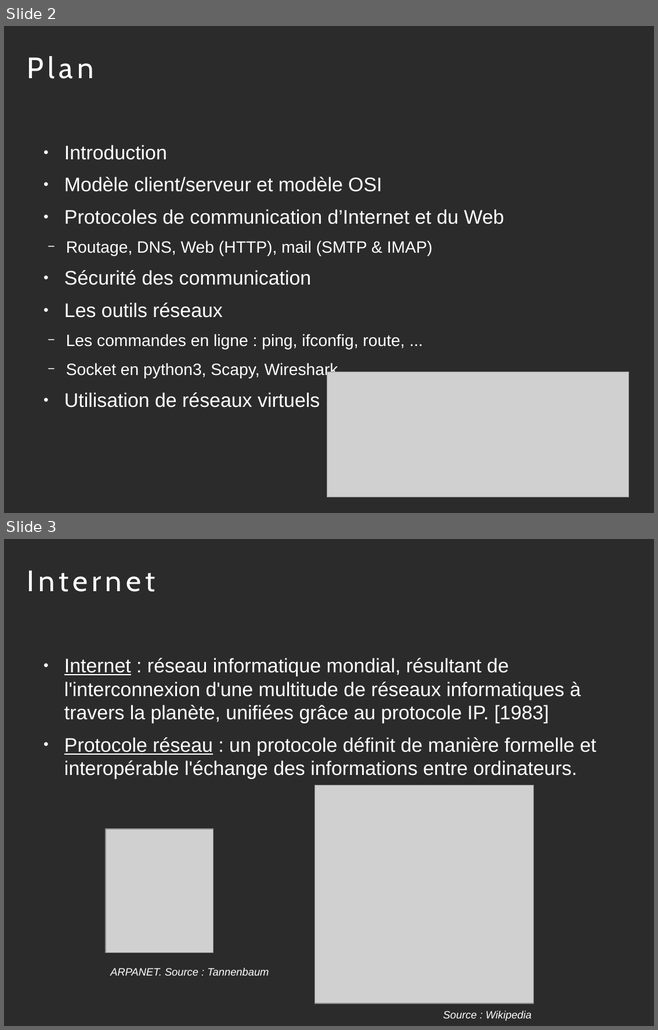
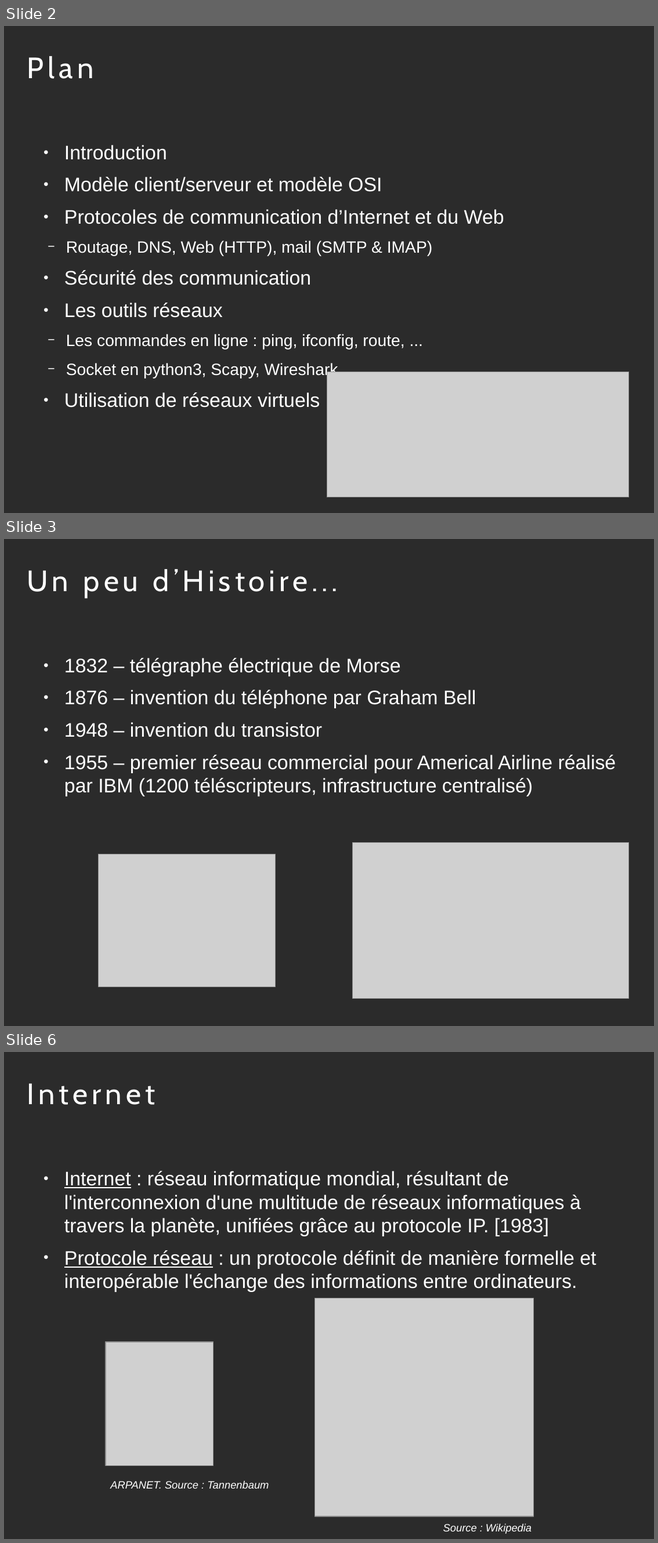
Before and after one commit to diu-uf-bordeaux/bloc3, a slide deck: reseaux/cours.odp. Shown one above the other, each under a label of ours: slides 2 and 3 before the commit, slides 2, 3 and 6 after it; the slides between them are not shown. The pictures are 658x1030 and 658x1543 pixels, drawn with LibreOffice and Linux fonts; fonts in the diff are those of the drawing; grey boxes stand for pictures; background and template pictures are left out; a plain dark background stands for a picture behind light text. Boxes give left, top, right and bottom in pixels: in the first picture for what was removed or moved away, otherwise in the second. Text is boxed around its words. In the diff, an @@ line names an element or a change of style, - is before the commit and + after.

```diff
--- a/reseaux/cours.odp
+++ b/reseaux/cours.odp
@@ slide 3 added at [4, 539, 654, 1026], background picture (left out) @@
@@ title added at [27, 569, 338, 598], 36 pt, text #FFFFFF @@
+Un peu d’Histoire...
@@ text added at [64, 658, 616, 797], 24 pt, text #FFFFFF @@
+● 1832 – télégraphe électrique de Morse
+● 1876 – invention du téléphone par Graham Bell
+● 1948 – invention du transistor
+● 1955 – premier réseau commercial pour Americal Airline réalisé par IBM (1200 téléscripteurs, infrastructure centralisé)
@@ picture added at [353, 842, 629, 999] @@
@@ picture added at [99, 855, 275, 987] @@
@@ what was slide 3 is now slide 6 @@
```
Also in this commit, not shown: 6 other slides added, 3 other files.
